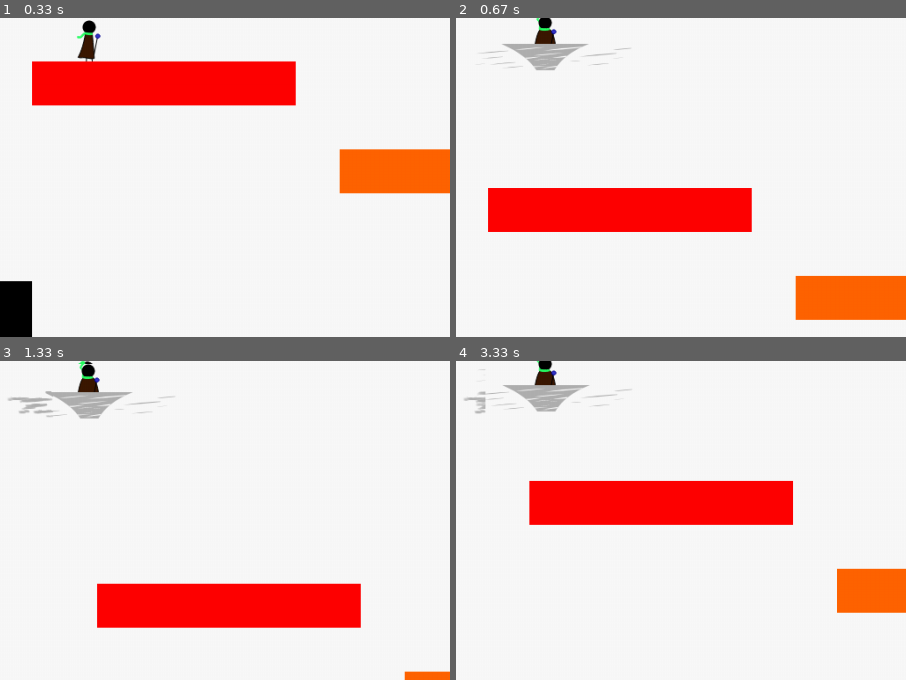
Above: before the commit, frames 1-4 (two rows, left to right).
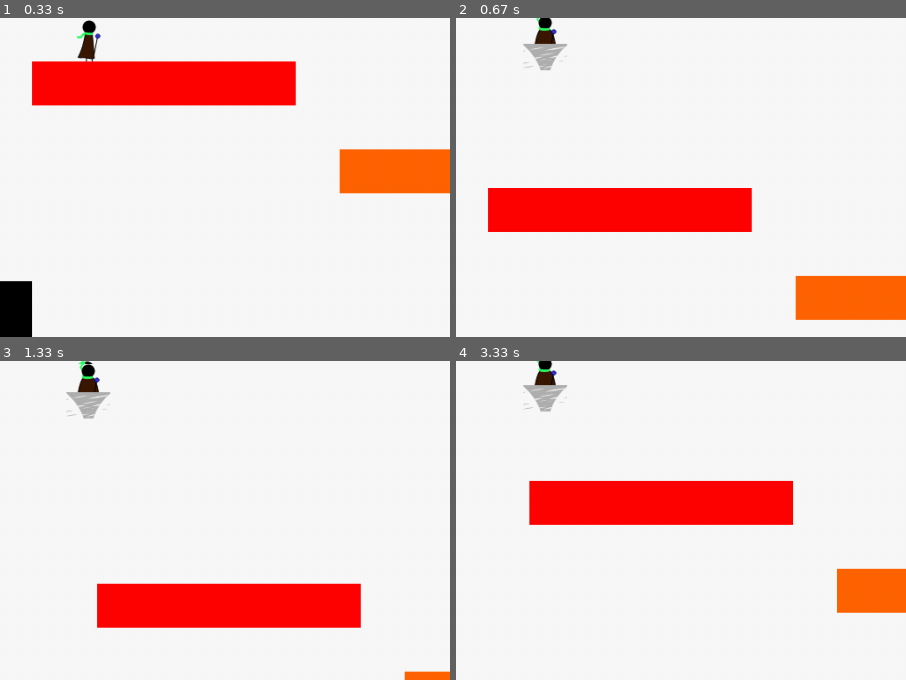
Above: after the commit, the same moments.

Repository: icanwalkonwater/sb-gamejam-pygame
Game: pygame game, started from src/main.py
The game is run twice, just before and just after one commit, with the same random seed, the same clock (stepped at 60 frames per second) and the same inputs.
Inputs:
- Up to frame 1 (0.33 s): no input
- Up to frame 2 (0.67 s): tap Space at 0.33 s
- Up to frame 3 (1.33 s): tap & at 0.67 s; tap D at 1 s
- Up to frame 4 (3.33 s): tap D at 1.33, 1.73, 2.03, 2.23, 2.57, 2.87, 3.07 s; tap Space at 1.82, 3.15 s
The pictures show only the part of the screen within x 42-92%, y 47-97%; the shares and areas given below are measured in that part.

Frame 1 is identical in both runs. In frame 2, 0.5% of the frame differs, in the area x 6-39%, y 8-17%; in frame 3, 0.7%, in the area x 1-39%, y 9-19%; in frame 4, 0.7%.

Commit message:
feature-orb : Ajout des orb et du level_up

Diff:
--- a/src/abilities.py
+++ b/src/abilities.py
@@ -18,6 +18,10 @@
         self.level: int = level
         self.cooldown: float = cooldown
         self._next_usage: float = 0
+
+    def level_up(self):
+        if self.level < 3:
+            self.level += 1
 
 
 class TornadoJumpAbility(Ability):
--- /dev/null
+++ b/src/entities/orb.py
@@ -0,0 +1,40 @@
+from pygame import surface, Surface, Vector2
+
+from entities.player import Player
+from enums import PowerOrb, ImpactSide
+from game_object import GameObject
+from physics import PhysicsAwareGameObject
+from scene import Scene
+
+
+class Orb(PhysicsAwareGameObject):
+    def __init__(self, power: PowerOrb):
+        PhysicsAwareGameObject.__init__(self, Orb._surface_creator(power), 0)
+        self.power = power
+
+    @staticmethod
+    def _surface_creator(power: PowerOrb) -> Surface:
+        sprite: Surface = Surface((20, 20))
+        if power == PowerOrb.GUST:
+            sprite.fill((255, 50, 50))
+        if power == PowerOrb.SLAM:
+            sprite.fill((50, 255, 50))
+        if power == PowerOrb.TORNADO_JUMP:
+            sprite.fill((50, 50, 255))
+        return sprite
+
+    def start(self, scene: Scene):
+        self.add_to_collision_mask(scene.player)
+
+    def _on_collide(self, other: GameObject, direction_of_impact: Vector2, impact_side: ImpactSide, delta_time: float):
+        other: Player
+
+        if self.power == PowerOrb.GUST:
+            other.ability_gust.level_up()
+        if self.power == PowerOrb.SLAM:
+            other.ability_slam.level_up()
+        if self.power == PowerOrb.TORNADO_JUMP:
+            other.ability_tornado_jump.level_up()
+        #Todo Pop Up
+
+        self.kill()
--- a/src/entities/player.py
+++ b/src/entities/player.py
@@ -24,9 +24,9 @@
         RigidPhysicsAwareGameObject.__init__(self, first_sprite, weight)
         LivingEntity.__init__(self, PlayerSettings.HEALTH_MAX, invincibility_duration=1)
         AnimatedSprite.__init__(self, sprites, 3, PlayerState.IDLE)
-        self._ability_tornado_jump = TornadoJumpAbility(3)
-        self._ability_gust = GustAbility()
-        self._ability_slam = SlamAbility(1, 1)
+        self.ability_tornado_jump = TornadoJumpAbility(1)
+        self.ability_gust = GustAbility(1)
+        self.ability_slam = SlamAbility(1, 1)
         self.mana: float = PlayerSettings.MANA_MAX
         self._last_direction = 1
 
@@ -66,9 +66,9 @@
 
         # Use abilities
         if powers[0]:
-            self._ability_gust.use(self)
+            self.ability_gust.use(self)
         if powers[1]:
-            self._ability_slam.use(self)
+            self.ability_slam.use(self)
 
         # Apply left/right controls
         if motion.x != 0:
@@ -83,7 +83,7 @@
         # Jump
         if motion.y < 0 and self.is_on_ground:
             self.is_on_ground = False
-            self._ability_tornado_jump.use(self)
+            self.ability_tornado_jump.use(self)
 
     def __update_mana_regeneration(self, delta_time: float):
         if self.mana < PlayerSettings.MANA_MAX:
--- a/src/enums.py
+++ b/src/enums.py
@@ -67,3 +67,9 @@
 class TornadoProjectileState:
     SMALL = 1
     BIG = 2
+
+
+class PowerOrb:
+    TORNADO_JUMP = 1
+    GUST = 2
+    SLAM = 3
--- a/src/scene_loader.py
+++ b/src/scene_loader.py
@@ -8,6 +8,7 @@
 from constants import VECTOR2_NULL
 from entities.hostiles.hth_enemy import HthEnemy
 from entities.hostiles.ranged_enemy import RangedEnemy
+from entities.orb import Orb
 from entities.player import Player
 from enums import Layers
 from environement_props import ButtonGameObject
@@ -77,6 +78,8 @@
                 go = self.__parse_enemy_heavy_rock(scene, element)
             elif element.tag == 'prop-button':
                 go = self.__parse_prop_button(element)
+            elif element.tag == 'prop-orb':
+                go = self.__
             elif element.tag == 'ui-player-health':
                 go = UIHealthBar()
             elif element.tag == 'ui-player-mana':
--- a/src/ui/abilities_indicators.py
+++ b/src/ui/abilities_indicators.py
@@ -40,7 +40,7 @@
         UIIndicator.__init__(self, ResourceManagement.get_ability_jump_sprite(), (10, 163))
 
     def _is_enabled(self):
-        return self._player._ability_tornado_jump._next_usage <= time.time()
+        return self._player.ability_tornado_jump._next_usage <= time.time()
 
 
 class UIGustIndicator(UIIndicator):
@@ -49,7 +49,7 @@
         UIIndicator.__init__(self, ResourceManagement.get_ability_gust_sprite(), (10, 230))
 
     def _is_enabled(self):
-        return self._player._ability_gust._next_usage <= time.time()
+        return self._player.ability_gust._next_usage <= time.time()
 
 
 class UISlamIndicator(UIIndicator):
@@ -58,4 +58,4 @@
         UIIndicator.__init__(self, ResourceManagement.get_ability_slam_sprite(), (10, 296))
 
     def _is_enabled(self):
-        return self._player._ability_slam._next_usage <= time.time()
+        return self._player.ability_slam._next_usage <= time.time()
